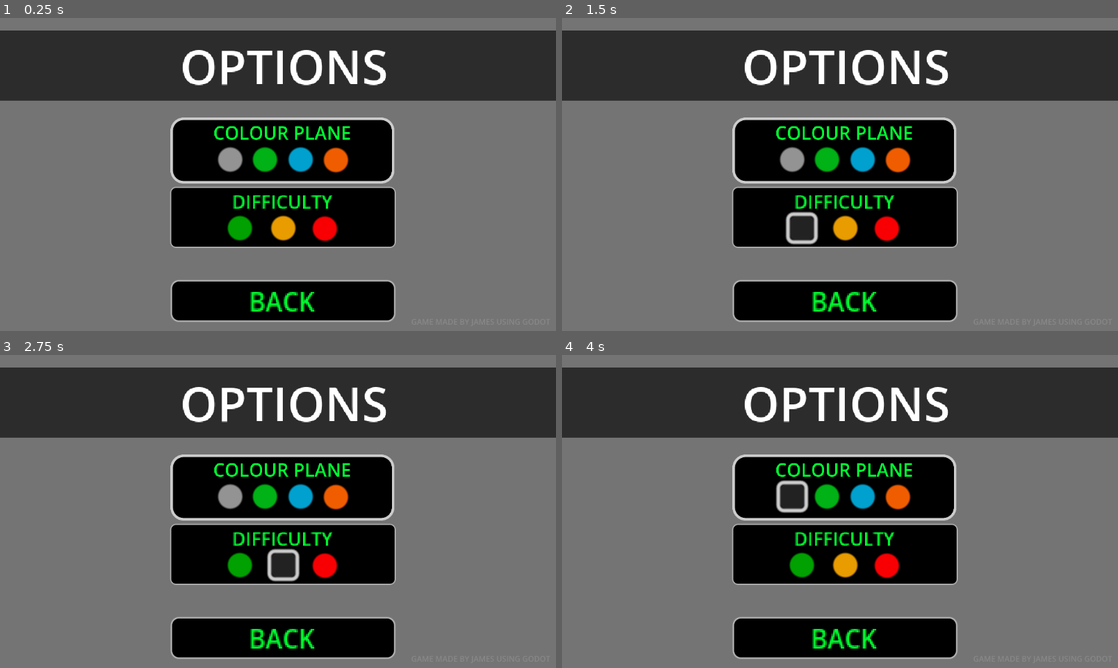
Above: before the commit, frames 1-4 (two rows, left to right).
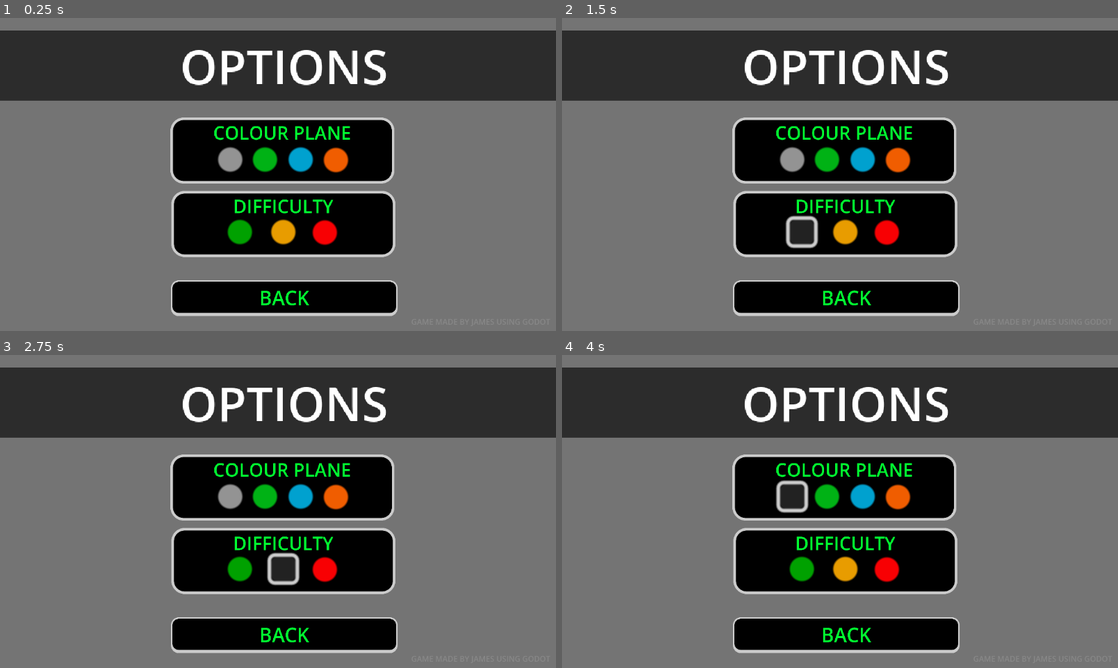
Above: after the commit, the same moments.

Repository: star6fish/DigitalTechInternalInternal
Game: Godot game, scene res://scenes/OptionsScreen.tscn
Same seed, same stepped clock (60 frames per second), same inputs: the game is played once before the commit and once after it. The project has no main scene, so this scene is started directly.
Inputs (mouse positions are in pixels of both pictures, inside the frame that each line leads up to; where the layout moved, square brackets give the same spot in the first picture):
- Up to frame 1 (0.25 s): no input
- Up to frame 2 (1.5 s): click (801, 230) [801, 227] at 0.5 s; click (801, 230) [801, 227] at 1.25 s
- Up to frame 3 (2.75 s): click (283, 567) [283, 564] at 2 s
- Up to frame 4 (4 s): click (845, 567) [845, 564] at 2.75 s; click (789, 495) at 3.5 s

The runs differ from the first frame. In frame 1, 5.6% of the frame differs, in the area x 30-72%, y 54-98%; in frame 2, 5.7%; in frame 3, 5.7%; in frame 4, 5.6%.

Commit message:
10/09/2024

Diff:
--- a/scenes/OptionsScreen.tscn
+++ b/scenes/OptionsScreen.tscn
@@ -1,6 +1,8 @@
 [gd_scene load_steps=12 format=3 uid="uid://b6voduoidr52e"]
 
 [ext_resource type="Script" path="res://scripts/OptionsScreen.gd" id="1_6acti"]
+[ext_resource type="StyleBox" uid="uid://bgh1hkucu2cdf" path="res://assets/ButtonTemplate.tres" id="2_6glo3"]
+[ext_resource type="StyleBox" uid="uid://dixcelk1cbrif" path="res://assets/ButtonHoverTemplate.tres" id="3_nrnbf"]
 
 [sub_resource type="StyleBoxFlat" id="StyleBoxFlat_cqjsl"]
 bg_color = Color(0, 0, 0, 1)
@@ -22,19 +24,6 @@
 corner_radius_bottom_left = 8
 corner_detail = 20
 
-[sub_resource type="StyleBoxFlat" id="StyleBoxFlat_u541m"]
-bg_color = Color(0, 0, 0, 1)
-border_width_left = 1
-border_width_top = 1
-border_width_right = 1
-border_width_bottom = 1
-border_blend = true
-corner_radius_top_left = 4
-corner_radius_top_right = 4
-corner_radius_bottom_right = 4
-corner_radius_bottom_left = 4
-corner_detail = 20
-
 [sub_resource type="StyleBoxFlat" id="StyleBoxFlat_kgcdm"]
 bg_color = Color(0, 0.698039, 0.0823529, 1)
 corner_radius_top_left = 8
@@ -57,19 +46,6 @@
 corner_radius_top_right = 8
 corner_radius_bottom_right = 8
 corner_radius_bottom_left = 8
-corner_detail = 20
-
-[sub_resource type="StyleBoxFlat" id="StyleBoxFlat_ug6bp"]
-bg_color = Color(0, 0, 0, 1)
-border_width_left = 1
-border_width_top = 1
-border_width_right = 1
-border_width_bottom = 1
-border_blend = true
-corner_radius_top_left = 4
-corner_radius_top_right = 4
-corner_radius_bottom_right = 4
-corner_radius_bottom_left = 4
 corner_detail = 20
 
 [sub_resource type="StyleBoxFlat" id="StyleBoxFlat_l604h"]
@@ -145,6 +121,19 @@
 text = "COLOUR PLANE"
 horizontal_alignment = 1
 
+[node name="Label2" type="Label" parent="."]
+layout_mode = 0
+offset_left = 355.0
+offset_top = 358.0
+offset_right = 1213.0
+offset_bottom = 611.0
+scale = Vector2(0.541073, 0.541073)
+theme_override_colors/font_color = Color(0, 1, 0.192157, 1)
+theme_override_font_sizes/font_size = 70
+theme_override_styles/normal = SubResource("StyleBoxFlat_cqjsl")
+text = "DIFFICULTY"
+horizontal_alignment = 1
+
 [node name="Button" type="Button" parent="."]
 layout_mode = 0
 offset_left = 452.0
@@ -158,11 +147,15 @@
 layout_mode = 0
 offset_left = 354.0
 offset_top = 543.0
-offset_right = 495.0
-offset_bottom = 568.0
-scale = Vector2(3.29698, 3.42544)
+offset_right = 1823.0
+offset_bottom = 766.0
+scale = Vector2(0.319986, 0.332453)
 theme_override_colors/font_color = Color(0, 1, 0.192157, 1)
-theme_override_styles/normal = SubResource("StyleBoxFlat_u541m")
+theme_override_colors/font_pressed_color = Color(0, 0, 0, 1)
+theme_override_font_sizes/font_size = 125
+theme_override_styles/normal = ExtResource("2_6glo3")
+theme_override_styles/hover = ExtResource("3_nrnbf")
+theme_override_styles/pressed = ExtResource("3_nrnbf")
 text = "BACK"
 
 [node name="Button4" type="Button" parent="."]
@@ -195,24 +188,12 @@
 theme_override_styles/normal = SubResource("StyleBoxFlat_juk62")
 metadata/colour = Color(0.364706, 0.364706, 0.364706, 1)
 
-[node name="Label2" type="Label" parent="."]
-layout_mode = 0
-offset_left = 353.0
-offset_top = 350.0
-offset_right = 550.0
-offset_bottom = 403.0
-scale = Vector2(2.36867, 2.36867)
-theme_override_colors/font_color = Color(0, 1, 0.192157, 1)
-theme_override_styles/normal = SubResource("StyleBoxFlat_ug6bp")
-text = "DIFFICULTY"
-horizontal_alignment = 1
-
 [node name="Button8" type="Button" parent="."]
 layout_mode = 0
 offset_left = 472.0
-offset_top = 410.0
+offset_top = 418.0
 offset_right = 485.0
-offset_bottom = 423.0
+offset_bottom = 431.0
 scale = Vector2(3.85779, 3.85779)
 theme_override_styles/normal = SubResource("StyleBoxFlat_l604h")
 metadata/colour = Color(0.364706, 0.364706, 0.364706, 1)
@@ -220,9 +201,9 @@
 [node name="Button9" type="Button" parent="."]
 layout_mode = 0
 offset_left = 562.0
-offset_top = 410.0
+offset_top = 418.0
 offset_right = 575.0
-offset_bottom = 423.0
+offset_bottom = 431.0
 scale = Vector2(3.85779, 3.85779)
 theme_override_styles/normal = SubResource("StyleBoxFlat_clphp")
 metadata/colour = Color(0.364706, 0.364706, 0.364706, 1)
@@ -230,9 +211,9 @@
 [node name="Button10" type="Button" parent="."]
 layout_mode = 0
 offset_left = 648.0
-offset_top = 411.0
+offset_top = 419.0
 offset_right = 661.0
-offset_bottom = 424.0
+offset_bottom = 432.0
 scale = Vector2(3.85779, 3.85779)
 theme_override_styles/normal = SubResource("StyleBoxFlat_kdcrb")
 metadata/colour = Color(0.364706, 0.364706, 0.364706, 1)
--- a/scenes/PlayScreen.tscn
+++ b/scenes/PlayScreen.tscn
@@ -96,5 +96,6 @@
 offset_bottom = 640.013
 text = "GAME MADE BY JAMES USING GODOT"
 
+[connection signal="mouse_entered" from="CanvasLayer/Button" to="." method="_buttonEffect" binds= [NodePath("."), true, false]]
 [connection signal="pressed" from="CanvasLayer/Button" to="." method="_playButtonPressed"]
 [connection signal="pressed" from="CanvasLayer/Button2" to="." method="_optionsButtonPressed"]
--- a/scenes/TestingScene.tscn
+++ b/scenes/TestingScene.tscn
@@ -48,6 +48,7 @@
 theme_override_font_sizes/font_size = 93
 theme_override_styles/normal = ExtResource("9_644ma")
 theme_override_styles/hover = ExtResource("10_ynfu8")
+theme_override_styles/pressed = ExtResource("10_ynfu8")
 text = "II  PAUSE"
 
 [node name="Label" type="Label" parent="CanvasLayer"]
@@ -135,9 +136,11 @@
 offset_bottom = 536.0
 scale = Vector2(0.566069, 0.588125)
 theme_override_colors/font_color = Color(0, 1, 0.192157, 1)
+theme_override_colors/font_pressed_color = Color(0, 0, 0, 1)
 theme_override_font_sizes/font_size = 125
 theme_override_styles/normal = ExtResource("9_644ma")
 theme_override_styles/hover = ExtResource("10_ynfu8")
+theme_override_styles/pressed = ExtResource("10_ynfu8")
 text = "RESUME"
 
 [node name="Button2" type="Button" parent="CanvasLayer2"]
@@ -147,9 +150,11 @@
 offset_bottom = 570.0
 scale = Vector2(0.72673, 0.706277)
 theme_override_colors/font_color = Color(1, 1, 1, 1)
+theme_override_colors/font_pressed_color = Color(0, 0, 0, 1)
 theme_override_font_sizes/font_size = 71
 theme_override_styles/normal = ExtResource("9_644ma")
 theme_override_styles/hover = ExtResource("10_ynfu8")
+theme_override_styles/pressed = ExtResource("10_ynfu8")
 text = "HOME"
 
 [node name="Label2" type="Label" parent="CanvasLayer2"]
--- a/scenes/WinScreen.tscn
+++ b/scenes/WinScreen.tscn
@@ -21,12 +21,13 @@
 
 [node name="Label" type="Label" parent="CanvasLayer/ColorRect"]
 layout_mode = 0
-offset_left = 422.441
-offset_top = 4.54237
-offset_right = 493.441
-offset_bottom = 27.5424
-scale = Vector2(6.87413, 6.87413)
+offset_left = 399.0
+offset_top = 14.0
+offset_right = 1593.0
+offset_bottom = 356.0
+scale = Vector2(0.396571, 0.396571)
 theme_override_colors/font_color = Color(0, 1, 0.192157, 1)
+theme_override_font_sizes/font_size = 250
 text = "YOU WIN"
 
 [node name="Label2" type="Label" parent="CanvasLayer"]
--- a/scripts/PlayScreen.gd
+++ b/scripts/PlayScreen.gd
@@ -1,4 +1,6 @@
 extends Control
+
+var ButtonsHover = {}
 
 func _play():
 	get_tree().change_scene_to_file("res://scenes/TestingScene.tscn")
@@ -11,3 +13,16 @@
 
 func _optionsButtonPressed():
 	_options()
+
+func _buttonEffect(Button, Hover, Press):
+
+	if Hover == true:
+		print(Button)
+		#ButtonsHover[Button] = Button.size
+		#Button.size.x = Button.size.x + (Button.size.x / 4)
+		#Button.size.x = Button.size.y + (Button.size.y / 4)
+
+	elif Hover == false:
+
+		Button.size = ButtonsHover[Button]
+		ButtonsHover.erase(Button)
